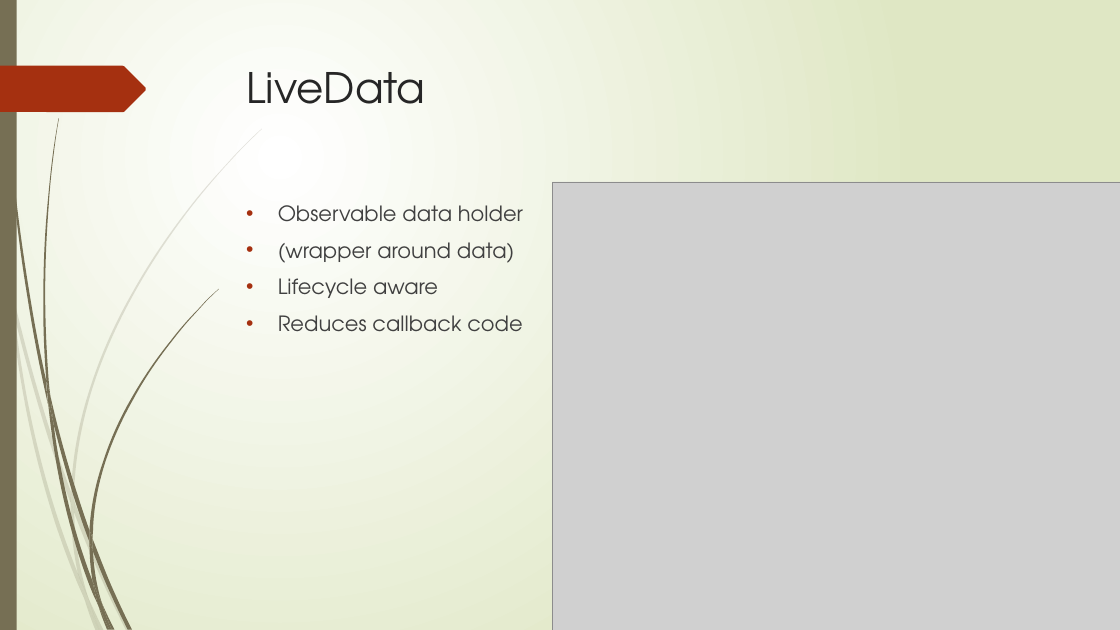
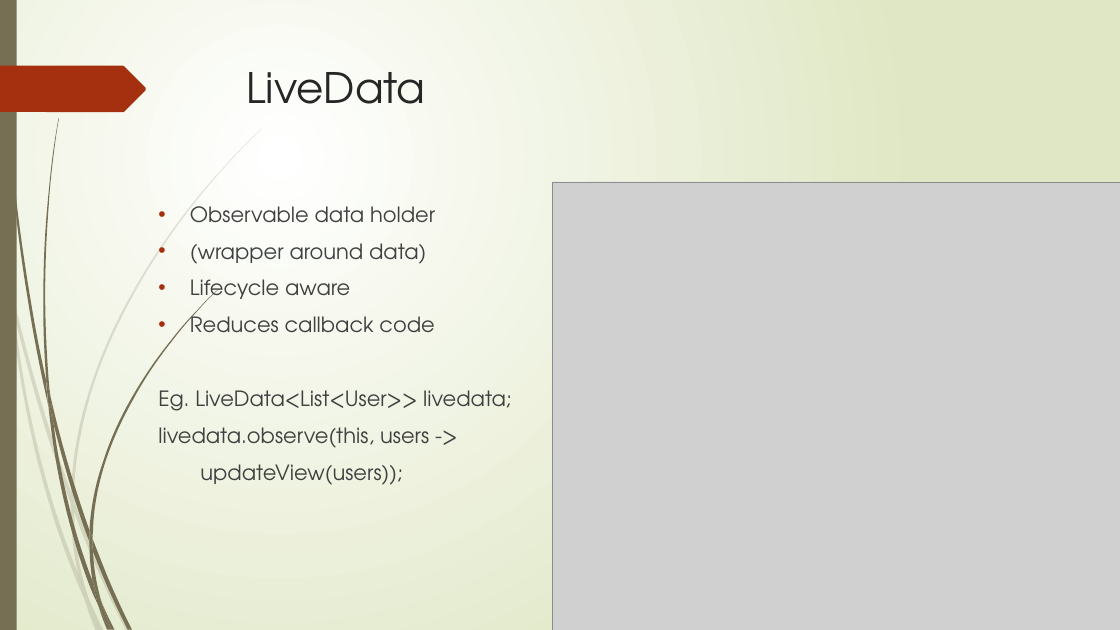
Before and after one commit to naveen246/Users, a slide deck: slide 14 of Jetpack.pptx (slide 11 before the commit). Drawn at 1120x630 pixels with LibreOffice and Linux fonts; fonts in the diff are those of the drawing; grey boxes stand for pictures. Boxes give left, top, right and bottom in pixels: in the first picture for what was removed or moved away, otherwise in the second. Text is boxed around its words. In the diff, an @@ line names an element or a change of style, - is before the commit and + after.

```diff
--- a/Jetpack.pptx
+++ b/Jetpack.pptx
@@ text "Observable data holder": place and size @@
-text "Observable data holder" at (278, 205, 523, 332)
+text "Observable data holder" at (158, 206, 512, 485)
@@ text at (158, 390, 512, 485): paragraphs added @@
+Eg. LiveData<List<User>> livedata;
+livedata.observe(this, users ->
+updateView(users));
```
Also in this commit, not shown: 5 other slides changed, 4 slides added, 3 other files.
